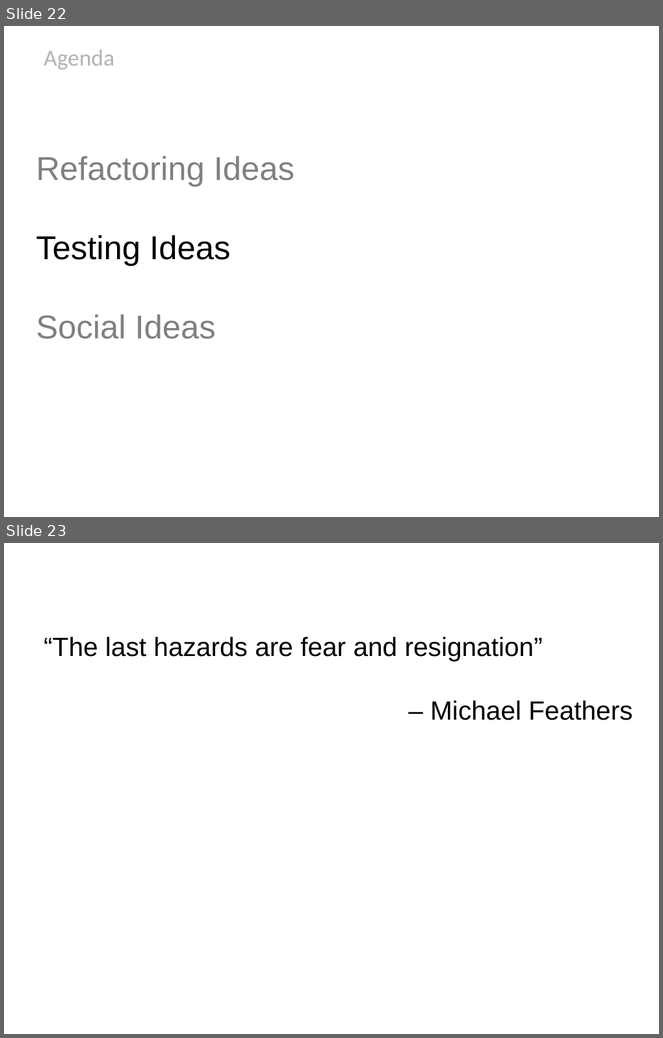
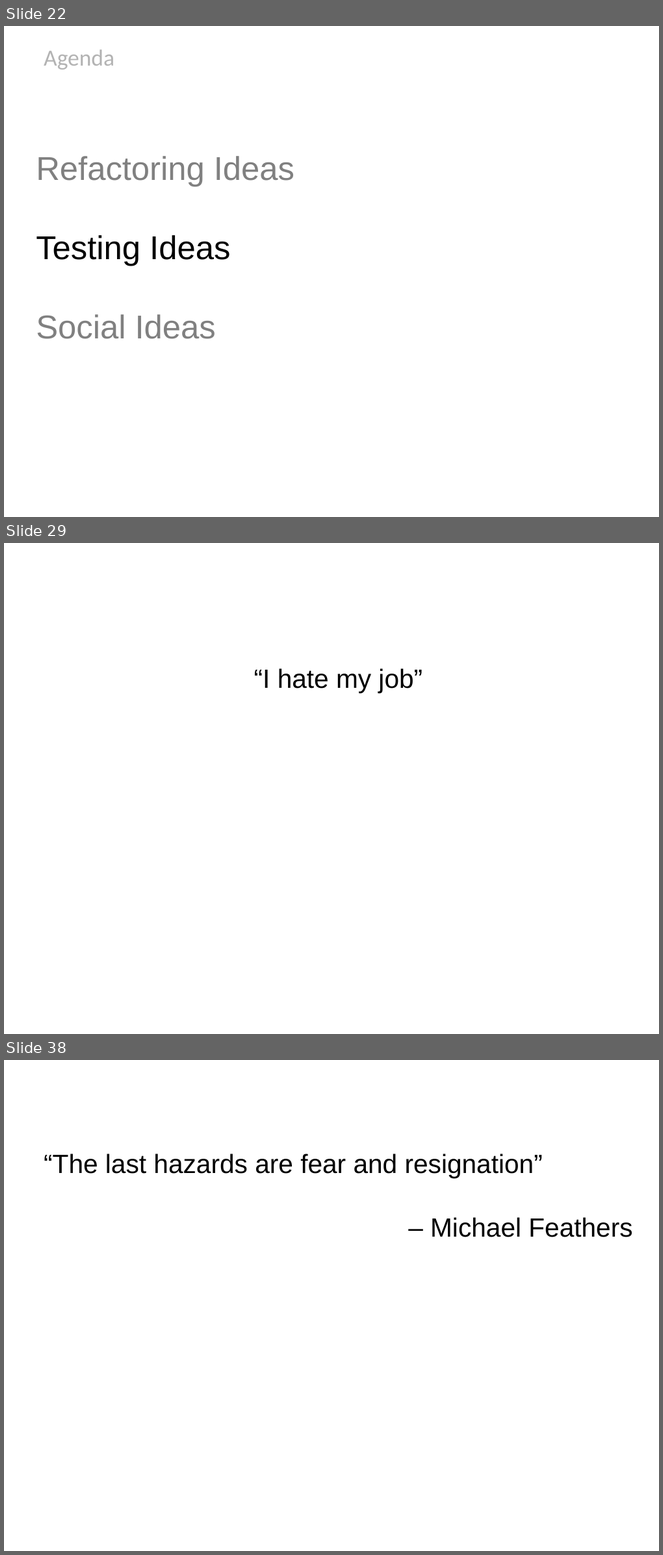
Before and after one commit to HamletDRC/presentations, a slide deck: newideasforoldcode/NewIdeasForOldCode_Confess2011.odp. Shown one above the other, each under a label of ours: slides 22 and 23 before the commit, slides 22, 29 and 38 after it; the slides between them are not shown. The pictures are 663x1038 and 663x1555 pixels, drawn with LibreOffice and Linux fonts; fonts in the diff are those of the drawing; background and template pictures are left out. Boxes give left, top, right and bottom in pixels: in the first picture for what was removed or moved away, otherwise in the second. Text is boxed around its words. In the diff, an @@ line names an element or a change of style, - is before the commit and + after.

```diff
--- a/newideasforoldcode/NewIdeasForOldCode_Confess2011.odp
+++ b/newideasforoldcode/NewIdeasForOldCode_Confess2011.odp
@@ slide 29 added at (4,543,659,1034), background picture (left out) @@
@@ subtitle added at (254,668,423,693), 32 pt, text #000000 @@
+“I hate my job”
@@ what was slide 23 is now slide 38 @@
```
Also in this commit, not shown: 14 other slides added, 1 other file.
